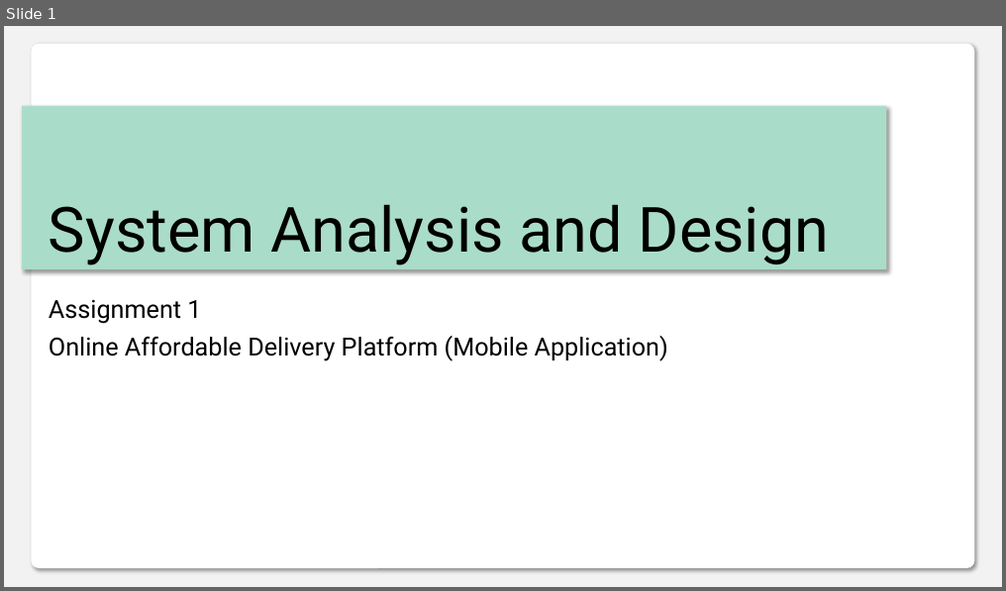
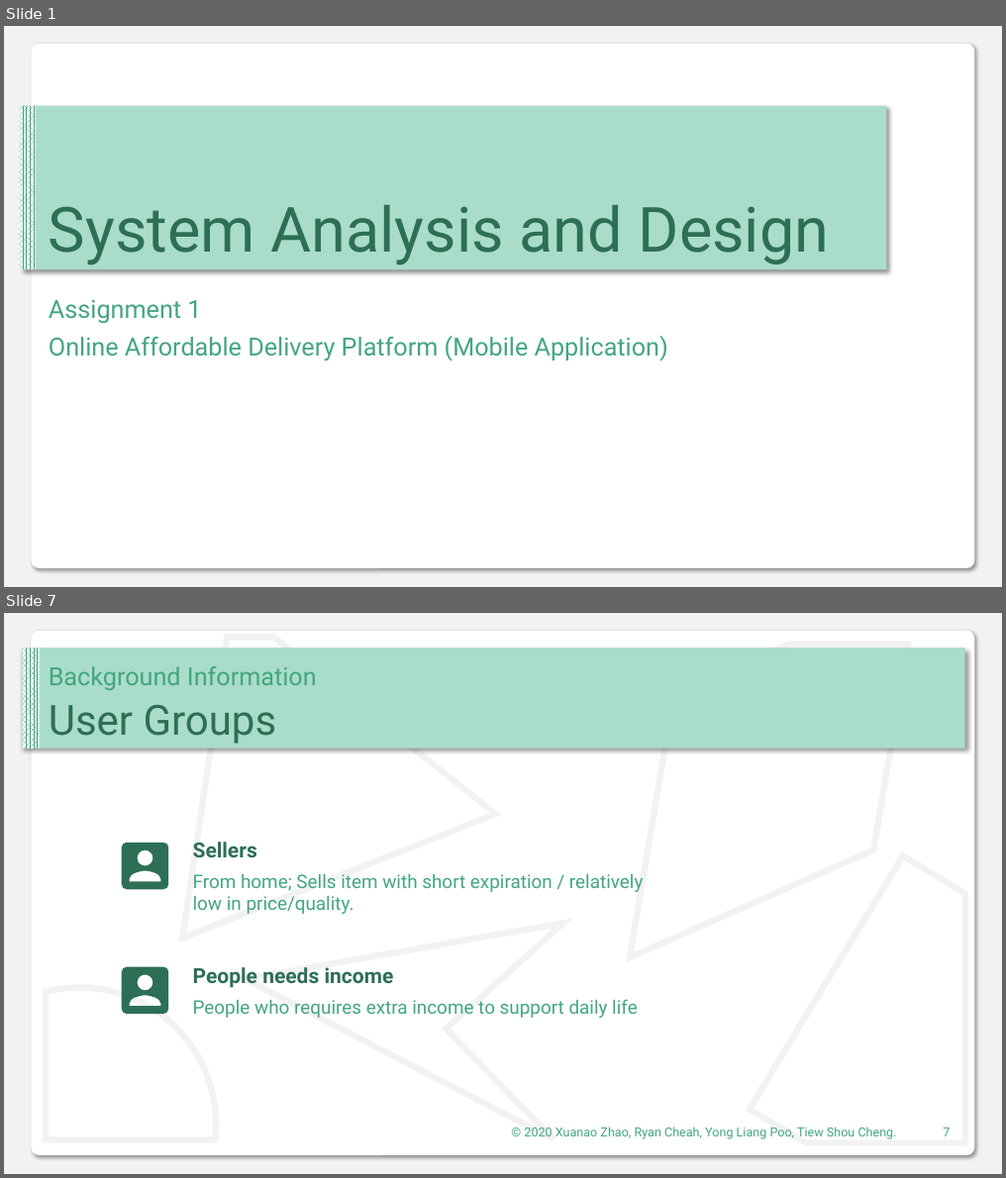
Before and after one commit to DIT202003G1/SAD-Assignment, a slide deck: Presentaion.pptx. Shown one above the other, each under a label of ours: slide 1 before the commit, slides 1 and 7 after it; the slides between them are not shown. The pictures are 1006x591 and 1006x1178 pixels, drawn with LibreOffice and Linux fonts; fonts in the diff are those of the drawing. Boxes give left, top, right and bottom in pixels: in the first picture for what was removed or moved away, otherwise in the second. Text is boxed around its words. In the diff, an @@ line names an element or a change of style, - is before the commit and + after.

Commit message:
done background info ppt

```diff
--- a/Presentaion.pptx
+++ b/Presentaion.pptx
@@ slide 7 added at bbox=[4, 613, 1002, 1174], background #F2F2F2; not listed: 1 template element that a slide beside it also shows @@
@@ rectangle added at bbox=[22, 649, 966, 749], fill #AADDC9 @@
@@ rectangle added at bbox=[23, 649, 40, 749], fill pattern #43A680 on #FFFFFF @@
@@ text added at bbox=[49, 666, 317, 690], 24 pt, text #43A680 @@
+Background Information
@@ text added at bbox=[49, 705, 277, 744], 40 pt, text #2D6F55 @@
+User Groups
@@ freeform shape added at bbox=[122, 843, 168, 890], fill #2D6F55 @@
@@ text added at bbox=[193, 842, 257, 858], 20 pt, text #2D6F55, bold @@
+Sellers
@@ text added at bbox=[193, 874, 643, 914], 18 pt, text #43A680 @@
+From home; Sells item with short expiration / relatively low in price/quality.
@@ group added at bbox=[46, 637, 965, 1144]: 5 freeform shapes @@
@@ freeform shape added at bbox=[122, 967, 168, 1014], fill #2D6F55 @@
@@ text added at bbox=[193, 967, 394, 988], 20 pt, text #2D6F55, bold @@
+People needs income
@@ text added at bbox=[193, 999, 638, 1018], 18 pt, text #43A680 @@
+People who requires extra income to support daily life
@@ text added at bbox=[524, 1127, 897, 1140], 12 pt, text #43A680 @@
+© 2020 Xuanao Zhao, Ryan Cheah, Yong Liang Poo, Tiew Shou Cheng.
@@ page number added at bbox=[943, 1128, 949, 1137], 12 pt, text #43A680 @@
+7
@@ slide 1 changed as well @@
@@ rectangle added at bbox=[19, 106, 37, 271], fill pattern #43A680 on #FFFFFF @@
@@ title "System Analysis and Design" at bbox=[49, 205, 830, 266]: text colour #000000 to #2D6F55 @@
@@ subtitle "Assignment 1" at bbox=[49, 300, 668, 362]: text colour #000000 to #43A680 @@
```
Also in this commit, not shown: 2 other slides changed, 6 other slides added, 1 slide removed.
